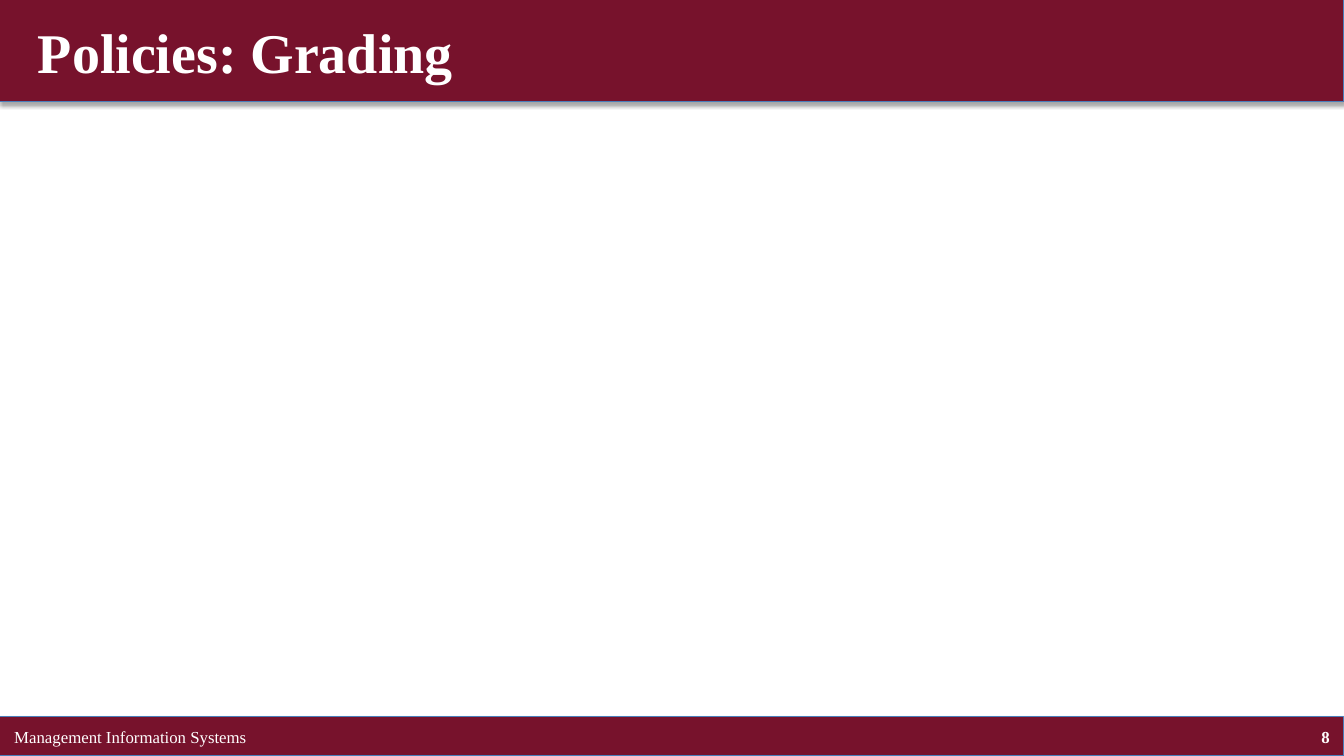
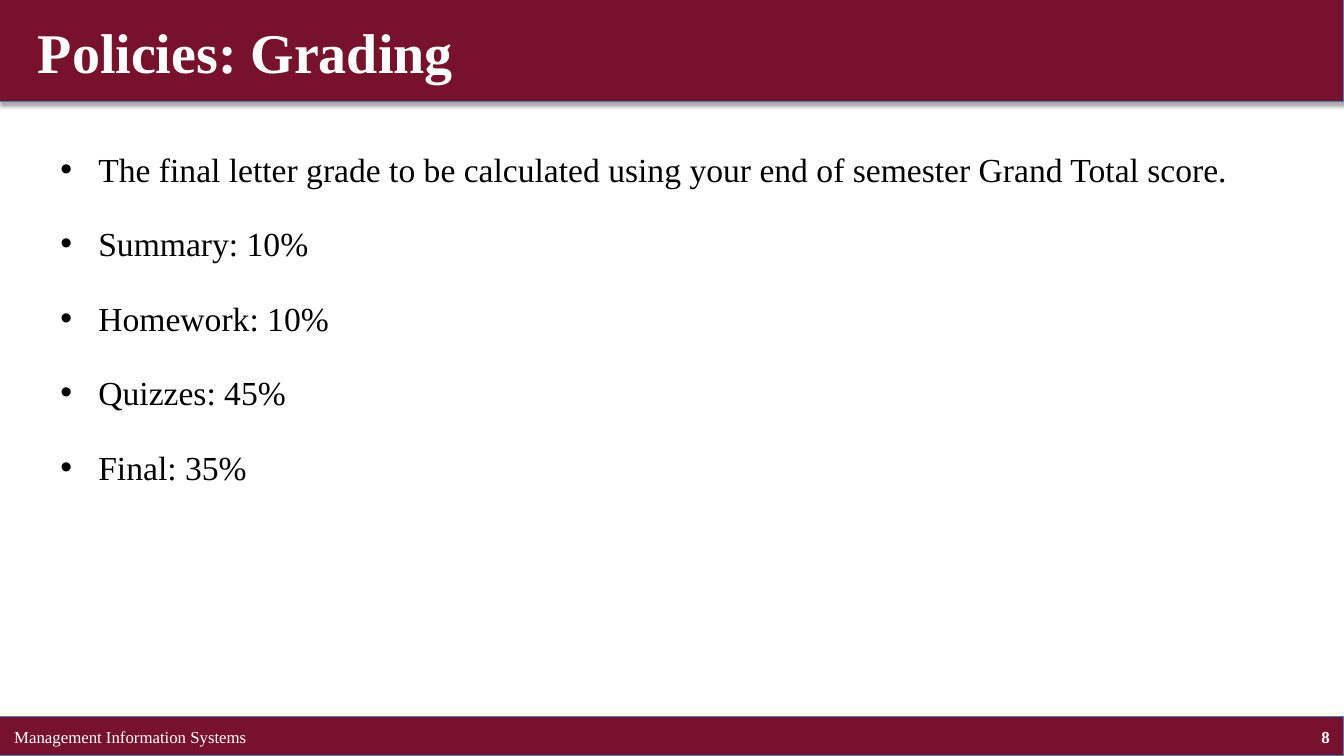
Before and after one commit to brianhwpark/brianhwpark.github.io, a slide deck: slide 8 of files/teaching-resources/concordiacollege-busn-315/busn-315-lecture-note/busn315-ch00.pptx. Drawn at 1344x756 pixels with LibreOffice and Linux fonts; fonts in the diff are those of the drawing; grey boxes stand for pictures. Boxes give left, top, right and bottom in pixels: in the first picture for what was removed or moved away, otherwise in the second. Text is boxed around its words. In the diff, an @@ line names an element or a change of style, - is before the commit and + after.

```diff
--- a/files/teaching-resources/concordiacollege-busn-315/busn-315-lecture-note/busn315-ch00.pptx
+++ b/files/teaching-resources/concordiacollege-busn-315/busn-315-lecture-note/busn315-ch00.pptx
@@ text added at [98,158,1226,481], 24 pt, text #000000 @@
+• The final letter grade to be calculated using your end of semester Grand Total score.
+• Summary: 10%
+• Homework: 10%
+• Quizzes: 45%
+• Final: 35%
```
Also in this commit, not shown: 8 other slides changed, 7 slides added, 10 other files.
